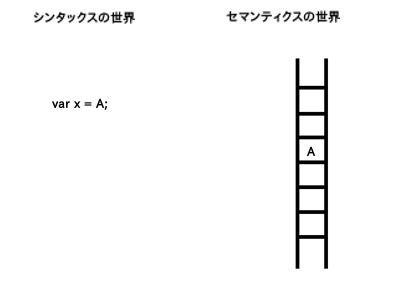
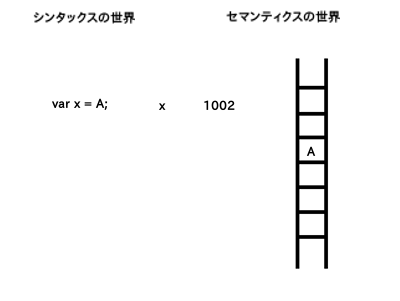
Comparing the layer stacks of the two (400, 301) images. Changes:
added layer "x" above "1002" over (159, 103, 166, 110)
added layer "1002" above "A" over (204, 100, 235, 111)
